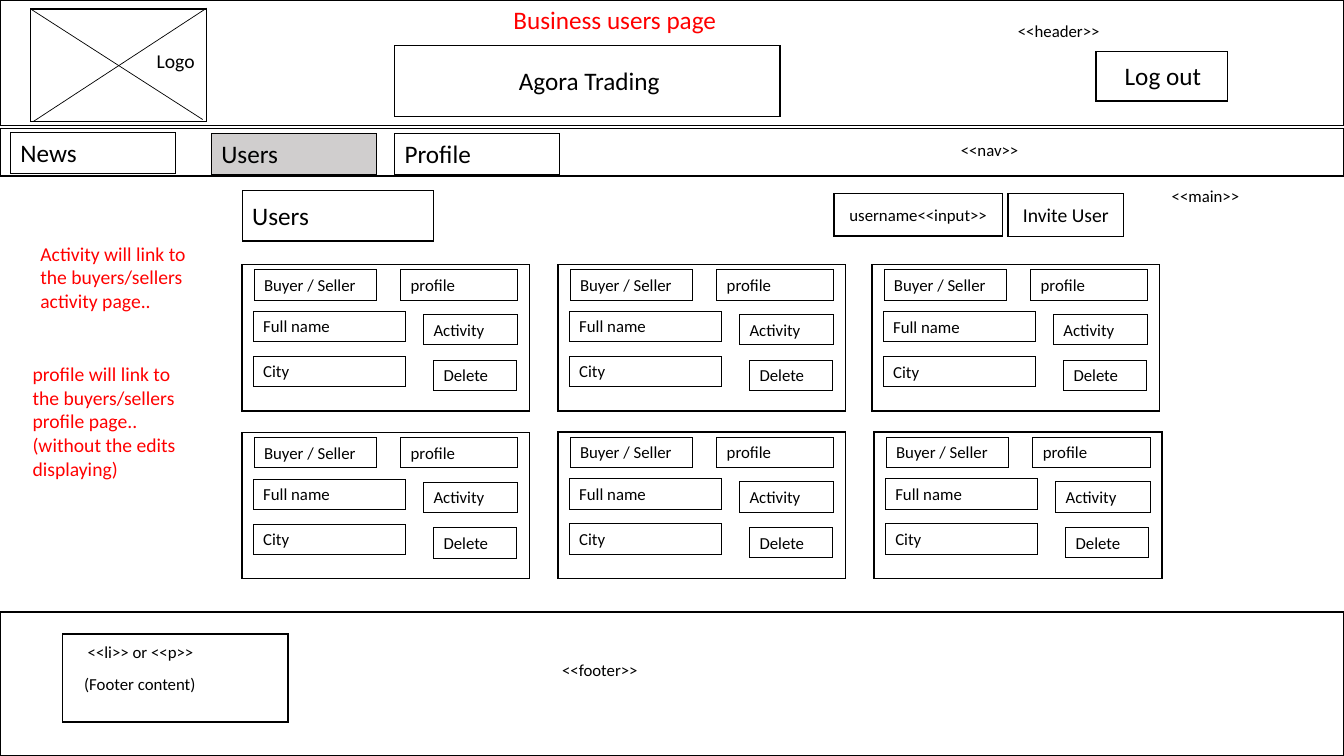
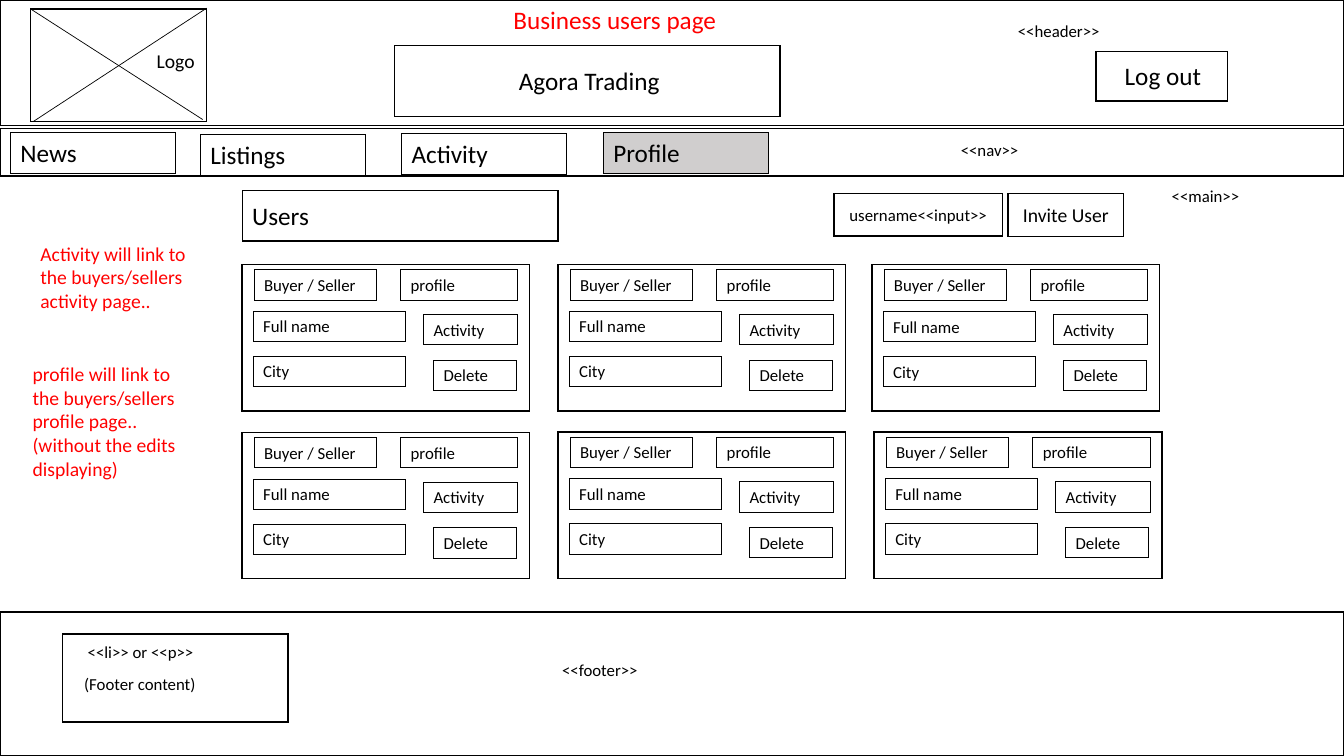
Before and after one commit to jameshutchy/Best-Practice-PHP, a slide deck: slide 24 of BCDE224 - Assessment 2 - James Hutchinson/BCDE244-Assesment 2 - James Hutchinson.pptx (slide 21 before the commit). Drawn at 1344x756 pixels with LibreOffice and Linux fonts; fonts in the diff are those of the drawing. Boxes give left, top, right and bottom in pixels: in the first picture for what was removed or moved away, otherwise in the second. Text is boxed around its words. In the diff, an @@ line names an element or a change of style, - is before the commit and + after.

```diff
--- a/BCDE224 - Assessment 2 - James Hutchinson/BCDE244-Assesment 2 - James Hutchinson.pptx
+++ b/BCDE224 - Assessment 2 - James Hutchinson/BCDE244-Assesment 2 - James Hutchinson.pptx
@@ rectangle added at (x1=201, y1=135, x2=365, y2=175), outline #000000 0.75 pt, 18 pt, text #000000 @@
+Listings
@@ rectangle removed at (x1=212, y1=134, x2=376, y2=174) @@
-Users
@@ rectangle added at (x1=401, y1=134, x2=566, y2=174), outline #000000 0.75 pt, 18 pt, text #000000 @@
+Activity
@@ rectangle "Profile" moved from (x1=395, y1=134, x2=560, y2=174) to (x1=604, y1=133, x2=768, y2=173) @@
@@ rectangle "Profile" at (x1=604, y1=133, x2=768, y2=173): fill none to #D0CECE @@
@@ rectangle "Users" resized from (x1=242, y1=191, x2=434, y2=241) to (x1=242, y1=191, x2=558, y2=241) @@
```
Also in this commit, not shown: 4 other slides changed, 2 slides added, 12 other files.
